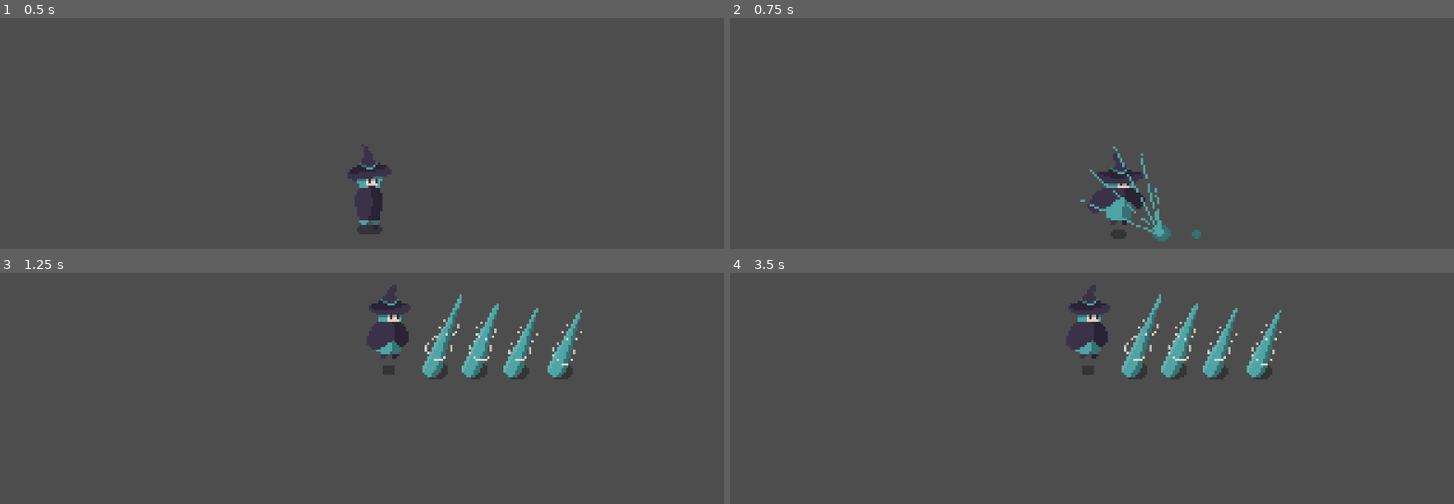
Above: before the commit, frames 1-4 (two rows, left to right).
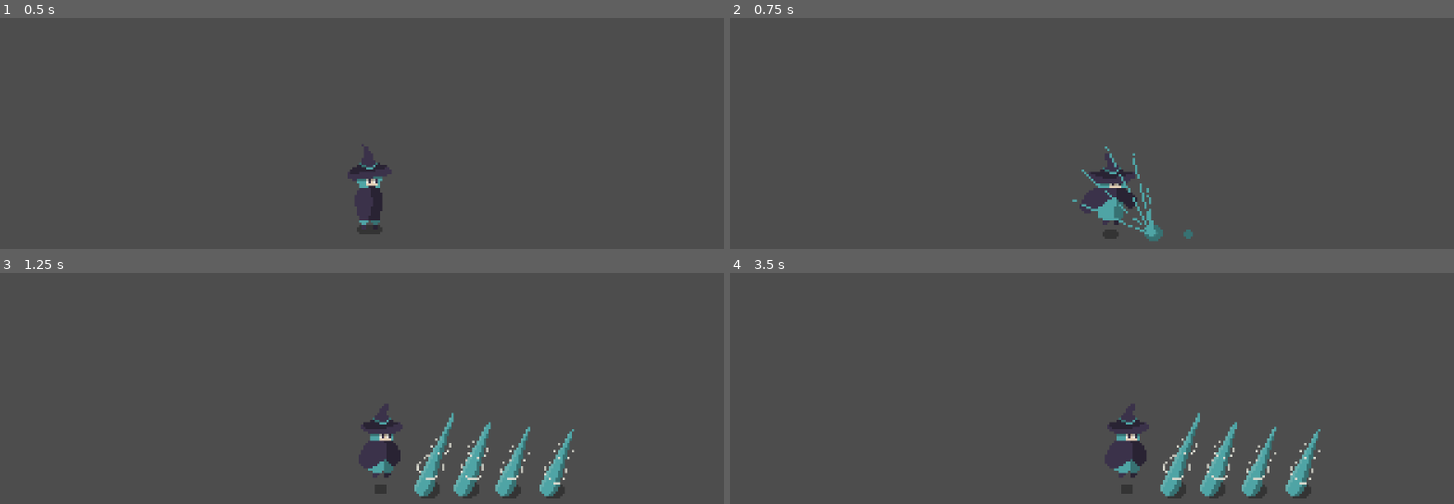
Above: after the commit, the same moments.

Repository: jerichom08/csci499-capstone
Game: Godot game, scene res://scenes/test-level.tscn
The game is run twice, just before and just after one commit, with the same random seed, the same clock (stepped at 60 frames per second) and the same inputs.
Inputs:
- Up to frame 1 (0.5 s): no input
- Up to frame 2 (0.75 s): tap Enter (ui_accept) at 0.5 s; hold Right (move_right) from 0.53 s (still down); tap Z (attack) at 0.6 s
- Up to frame 3 (1.25 s): keep holding Right (move_right); tap Up (jump) at 0.77, 0.8, 1.07 s
- Up to frame 4 (3.5 s): tap Up (jump) at 1.35, 1.52, 1.82, 2.3, 3.02, 3.32 s; tap Z (attack) at 1.55, 2.1, 2.85 s; release Right (move_right) at 2.03 s; hold Left (move_left) 2.03-2.78 s; hold Right (move_right) from 2.78 s (still down)

Frame 1 is identical in both runs. In frame 2, 1.8% of the frame differs, in the area x 47-66%, y 55-97%; in frame 3, 7.6%, in the area x 49-81%, y 5-98%; in frame 4, 7.5%.

Commit message:
movement polish
- added acceleration/deceleration
- added air acceleration
- separated attack object from sprite

Diff:
--- /dev/null
+++ b/scenes/attack.tscn
@@ -0,0 +1,88 @@
+[gd_scene format=3 uid="uid://b4xxm61rqmfyu"]
+
+[ext_resource type="Script" uid="uid://ddwbvnu4418vr" path="res://scripts/attack.gd" id="1_jy1op"]
+[ext_resource type="Texture2D" uid="uid://b4uv5y1v7stbl" path="res://assets/images/player/B_witch_attack.png" id="2_6fs0s"]
+
+[sub_resource type="AtlasTexture" id="AtlasTexture_c8out"]
+atlas = ExtResource("2_6fs0s")
+region = Rect2(36, 0, 68, 46)
+
+[sub_resource type="AtlasTexture" id="AtlasTexture_7gqiv"]
+atlas = ExtResource("2_6fs0s")
+region = Rect2(36, 46, 68, 46)
+
+[sub_resource type="AtlasTexture" id="AtlasTexture_m0rgg"]
+atlas = ExtResource("2_6fs0s")
+region = Rect2(36, 92, 68, 46)
+
+[sub_resource type="AtlasTexture" id="AtlasTexture_2shtu"]
+atlas = ExtResource("2_6fs0s")
+region = Rect2(36, 138, 68, 46)
+
+[sub_resource type="AtlasTexture" id="AtlasTexture_40vx7"]
+atlas = ExtResource("2_6fs0s")
+region = Rect2(36, 184, 68, 46)
+
+[sub_resource type="AtlasTexture" id="AtlasTexture_skmhp"]
+atlas = ExtResource("2_6fs0s")
+region = Rect2(36, 230, 68, 46)
+
+[sub_resource type="AtlasTexture" id="AtlasTexture_j1mqd"]
+atlas = ExtResource("2_6fs0s")
+region = Rect2(36, 276, 68, 46)
+
+[sub_resource type="AtlasTexture" id="AtlasTexture_4miox"]
+atlas = ExtResource("2_6fs0s")
+region = Rect2(36, 322, 68, 46)
+
+[sub_resource type="AtlasTexture" id="AtlasTexture_55pl6"]
+atlas = ExtResource("2_6fs0s")
+region = Rect2(36, 368, 68, 46)
+
+[sub_resource type="SpriteFrames" id="SpriteFrames_td8ue"]
+animations = [{
+"frames": [{
+"duration": 1.0,
+"texture": SubResource("AtlasTexture_c8out")
+}, {
+"duration": 1.0,
+"texture": SubResource("AtlasTexture_7gqiv")
+}, {
+"duration": 1.0,
+"texture": SubResource("AtlasTexture_m0rgg")
+}, {
+"duration": 1.0,
+"texture": SubResource("AtlasTexture_2shtu")
+}, {
+"duration": 1.0,
+"texture": SubResource("AtlasTexture_40vx7")
+}, {
+"duration": 1.0,
+"texture": SubResource("AtlasTexture_skmhp")
+}, {
+"duration": 1.0,
+"texture": SubResource("AtlasTexture_j1mqd")
+}, {
+"duration": 1.0,
+"texture": SubResource("AtlasTexture_4miox")
+}, {
+"duration": 1.0,
+"texture": SubResource("AtlasTexture_55pl6")
+}],
+"loop": false,
+"name": &"attack",
+"speed": 10.0
+}]
+
+[node name="Attack" type="Node2D" unique_id=1324257449]
+script = ExtResource("1_jy1op")
+
+[node name="AnimatedSprite2D" type="AnimatedSprite2D" parent="." unique_id=1703848889]
+sprite_frames = SubResource("SpriteFrames_td8ue")
+animation = &"attack"
+frame = 8
+frame_progress = 1.0
+
+[node name="Area2D" type="Area2D" parent="." unique_id=230600985]
+
+[node name="CollisionShape2D" type="CollisionShape2D" parent="Area2D" unique_id=1883538977]
--- a/scenes/character_body_2d.gd
+++ /dev/null
@@ -1,57 +0,0 @@
-extends CharacterBody2D
-
-
-const SPEED = 100.0
-const JUMP_VELOCITY = -200.0
-const GRAVITY = 400.0
-
-@onready var sprite = $AnimatedSprite2D
-var is_attacking := false
-var attack_offset := 32
-
-
-func _physics_process(delta: float) -> void:
-	# Add the gravity.
-	if not is_on_floor():
-		velocity.y += GRAVITY * delta
-
-	# Handle jump.
-	if Input.is_action_just_pressed("jump") and is_on_floor():
-		velocity.y = JUMP_VELOCITY
-
-	# Get the input direction and handle the movement/deceleration.
-	var direction := Input.get_axis("move_left", "move_right")
-	if not is_attacking:
-		velocity.x = direction * SPEED
-	else:
-		velocity.x = 0
-
-	# Handle attack
-	if Input.is_action_just_pressed("attack") and not is_attacking and is_on_floor():
-		start_attack()
-
-	# Animation
-	if is_attacking:
-		pass
-	elif direction == 0:
-		sprite.play("idle")
-	else:
-		sprite.play("run")
-	if direction != 0:
-		sprite.flip_h = direction < 0
-
-	move_and_slide()
-
-func start_attack():
-	is_attacking = true
-	sprite.play("attack")
-	if sprite.flip_h:
-		sprite.offset.x = -attack_offset
-	else:
-		sprite.offset.x = attack_offset
-
-
-func _on_animated_sprite_2d_animation_finished() -> void:
-	if sprite.animation == "attack":
-		is_attacking = false
-		sprite.offset.x = 0
--- a/scenes/player.tscn
+++ b/scenes/player.tscn
@@ -1,45 +1,46 @@
 [gd_scene format=3 uid="uid://pg6ytaryk6y"]
 
-[ext_resource type="Script" uid="uid://bn5ve5hp5krhl" path="res://scenes/character_body_2d.gd" id="1_dqkch"]
+[ext_resource type="Script" uid="uid://bn5ve5hp5krhl" path="res://scripts/character_body_2d.gd" id="1_dqkch"]
 [ext_resource type="Texture2D" uid="uid://b4smr642vgqbq" path="res://assets/images/player/B_witch_idle.png" id="1_g2els"]
 [ext_resource type="Texture2D" uid="uid://b4uv5y1v7stbl" path="res://assets/images/player/B_witch_attack.png" id="1_qhqgy"]
 [ext_resource type="Texture2D" uid="uid://b80i5h1w4mojg" path="res://assets/images/player/B_witch_run.png" id="2_qhqgy"]
+[ext_resource type="PackedScene" uid="uid://b4xxm61rqmfyu" path="res://scenes/attack.tscn" id="2_qlg0r"]
 
 [sub_resource type="AtlasTexture" id="AtlasTexture_oprun"]
 atlas = ExtResource("1_qhqgy")
-region = Rect2(0, 0, 104, 46)
+region = Rect2(2, 0, 34, 46)
 
 [sub_resource type="AtlasTexture" id="AtlasTexture_a8ls1"]
 atlas = ExtResource("1_qhqgy")
-region = Rect2(0, 46, 104, 46)
+region = Rect2(2, 46, 34, 46)
 
 [sub_resource type="AtlasTexture" id="AtlasTexture_qfm1y"]
 atlas = ExtResource("1_qhqgy")
-region = Rect2(0, 92, 104, 46)
+region = Rect2(2, 92, 34, 46)
 
 [sub_resource type="AtlasTexture" id="AtlasTexture_fulsm"]
 atlas = ExtResource("1_qhqgy")
-region = Rect2(0, 138, 104, 46)
+region = Rect2(2, 138, 34, 46)
 
 [sub_resource type="AtlasTexture" id="AtlasTexture_4r5pv"]
 atlas = ExtResource("1_qhqgy")
-region = Rect2(0, 184, 104, 46)
+region = Rect2(2, 184, 34, 46)
 
 [sub_resource type="AtlasTexture" id="AtlasTexture_60mlk"]
 atlas = ExtResource("1_qhqgy")
-region = Rect2(0, 230, 104, 46)
+region = Rect2(2, 230, 34, 46)
 
 [sub_resource type="AtlasTexture" id="AtlasTexture_i4ail"]
 atlas = ExtResource("1_qhqgy")
-region = Rect2(0, 276, 104, 46)
+region = Rect2(2, 276, 34, 46)
 
 [sub_resource type="AtlasTexture" id="AtlasTexture_a38lo"]
 atlas = ExtResource("1_qhqgy")
-region = Rect2(0, 322, 104, 46)
+region = Rect2(2, 322, 34, 46)
 
 [sub_resource type="AtlasTexture" id="AtlasTexture_4ni07"]
 atlas = ExtResource("1_qhqgy")
-region = Rect2(0, 368, 104, 46)
+region = Rect2(2, 368, 34, 46)
 
 [sub_resource type="AtlasTexture" id="AtlasTexture_3vyb7"]
 atlas = ExtResource("1_g2els")
@@ -190,17 +191,19 @@
 
 [node name="Player" type="CharacterBody2D" unique_id=2085610372]
 script = ExtResource("1_dqkch")
+attack_scene = ExtResource("2_qlg0r")
 
 [node name="AnimatedSprite2D" type="AnimatedSprite2D" parent="." unique_id=1186379679]
 position = Vector2(0, -16)
 sprite_frames = SubResource("SpriteFrames_fjrip")
 animation = &"attack"
 autoplay = "idle"
-frame = 8
-frame_progress = 1.0
 
 [node name="CollisionShape2D" type="CollisionShape2D" parent="." unique_id=627055643]
 position = Vector2(0, -12)
 shape = SubResource("CapsuleShape2D_smehm")
 
+[node name="AttackSpawn" type="Marker2D" parent="." unique_id=590516098]
+position = Vector2(51, -16)
+
 [connection signal="animation_finished" from="AnimatedSprite2D" to="." method="_on_animated_sprite_2d_animation_finished"]
--- /dev/null
+++ b/scripts/attack.gd
@@ -0,0 +1,16 @@
+extends Node2D
+
+@onready var sprite = $AnimatedSprite2D
+
+# Called when the node enters the scene tree for the first time.
+func _ready() -> void:
+	sprite.play("attack")
+	sprite.animation_finished.connect(_on_animation_finished)
+
+
+# Called every frame. 'delta' is the elapsed time since the previous frame.
+func _process(delta: float) -> void:
+	pass
+
+func _on_animation_finished():
+	queue_free()
--- /dev/null
+++ b/scripts/character_body_2d.gd
@@ -0,0 +1,65 @@
+extends CharacterBody2D
+
+@export var attack_scene: PackedScene
+
+const maxSpeed = 150.0
+const jumpVelocity = -200.0
+const gravity = 400.0
+
+# 1500 2000 800 tight
+# 500 600 300 floaty
+# 600 800 600 perfect
+const acceleration = 600.0
+const deceleration = 800.0
+const airAcceleration = 600.0
+
+@onready var sprite = $AnimatedSprite2D
+var is_attacking := false
+
+
+func _physics_process(delta: float) -> void:
+	# Add the gravity.
+	if not is_on_floor():
+		velocity.y += gravity * delta
+
+
+	# Handle jump.
+	if Input.is_action_just_pressed("jump") and is_on_floor() and not is_attacking:
+		velocity.y = jumpVelocity
+
+	# Get the input direction and handle the movement/deceleration.
+	var direction := Input.get_axis("move_left", "move_right")
+	if not is_attacking:
+		var accel = acceleration if is_on_floor() else airAcceleration
+		velocity.x = move_toward(velocity.x, direction * maxSpeed, accel * delta)
+	else:
+		velocity.x = move_toward(velocity.x, 0, deceleration * delta)
+
+	# Handle attack
+	if Input.is_action_just_pressed("attack") and not is_attacking and is_on_floor():
+		spawn_attack()
+		is_attacking = true
+		sprite.play("attack")
+
+	# Animation
+	if is_attacking:
+		pass
+	elif direction == 0:
+		sprite.play("idle")
+	else:
+		sprite.play("run")
+	if direction != 0 and not is_attacking:
+		sprite.flip_h = direction < 0
+		$AttackSpawn.position.x = abs($AttackSpawn.position.x) * (-1 if sprite.flip_h else 1)
+
+	move_and_slide()
+
+func spawn_attack():
+	var attack = attack_scene.instantiate()
+	add_child(attack)
+	attack.global_position = $AttackSpawn.global_position
+	attack.scale.x = -1 if sprite.flip_h else 1
+
+func _on_animated_sprite_2d_animation_finished() -> void:
+	if sprite.animation == "attack":
+		is_attacking = false
Not shown, added: scripts/attack.gd.uid
Renamed: scenes/character_body_2d.gd.uid -> scripts/character_body_2d.gd.uid
